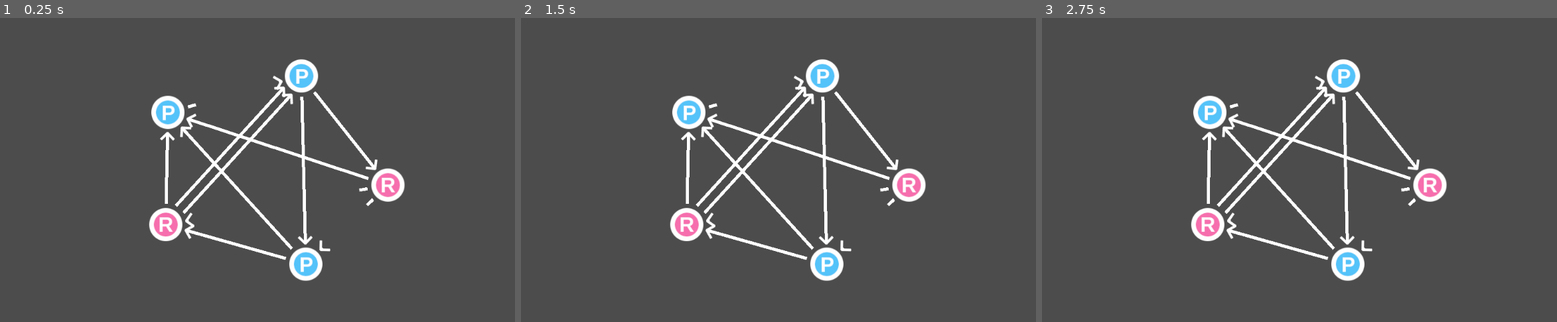
Above: before the commit, frames 1-3 (left to right).
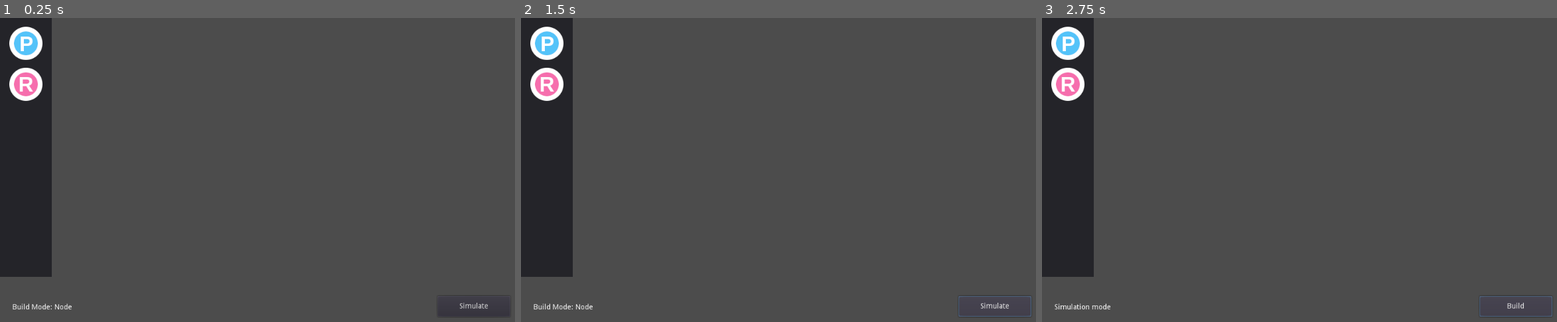
Above: after the commit, the same moments.

Repository: Athakaspen/ResGraph
Game: Godot game, scene res://Scenes/GraphMaker.tscn
Two runs of this game, one before a commit and one after it. Both use one fixed random seed, a clock stepped at 60 frames per second and the inputs below.
Inputs (mouse positions are in pixels of both pictures, inside the frame that each line leads up to):
- Up to frame 1 (0.25 s): no input
- Up to frame 2 (1.5 s): click (994, 306) at 0.5 s, where only the run after the commit has a clickable "Simulate"; click (994, 306) at 1.25 s, where only the run after the commit has a clickable "Build"
- Up to frame 3 (2.75 s): click (1515, 306) at 2 s, where only the run after the commit has a clickable "Simulate"

The runs differ from the first frame. In frame 1, 14% of the frame differs, in the area x 0-99%, y 0-99%; in frame 2, 14%, in the area x 0-100%, y 0-99%; in frame 3, 14%.

Commit message:
making progress

Diff:
--- a/Scenes/Arrow.tscn
+++ b/Scenes/Arrow.tscn
@@ -9,6 +9,7 @@
 script = ExtResource( 2 )
 
 [node name="line-dashed" type="Sprite" parent="."]
+visible = false
 texture = ExtResource( 4 )
 centered = false
 offset = Vector2( 0, -3 )
@@ -16,6 +17,7 @@
 region_rect = Rect2( 0, 0, 64, 6 )
 
 [node name="line-solid" type="Sprite" parent="."]
+modulate = Color( 0, 1, 0, 1 )
 texture = ExtResource( 3 )
 centered = false
 offset = Vector2( 0, -3 )
--- /dev/null
+++ b/Scenes/BuildModeLabel.gd
@@ -0,0 +1,23 @@
+extends Label
+
+
+# Declare member variables here. Examples:
+# var a = 2
+# var b = "text"
+
+
+
+# Called when the node enters the scene tree for the first time.
+func _ready():
+	pass # Replace with function body.
+
+
+# Called every frame. 'delta' is the elapsed time since the previous frame.
+func _process(delta):
+	match($"/root/Graph".mode):
+		"build_normal":
+			self.text = "Build Mode: Node"
+		"build_arrow":
+			self.text = "Build Mode: Arrow"
+		"simulate":
+			self.text = "Simulation mode"
--- a/Scenes/GraphMaker.tscn
+++ b/Scenes/GraphMaker.tscn
@@ -1,51 +1,78 @@
-[gd_scene load_steps=4 format=2]
+[gd_scene load_steps=7 format=2]
 
-[ext_resource path="res://Scenes/GraphNode.tscn" type="PackedScene" id=1]
-[ext_resource path="res://Scenes/Arrow.tscn" type="PackedScene" id=2]
+[ext_resource path="res://Scenes/ToggleButton.gd" type="Script" id=1]
 [ext_resource path="res://Scripts/GraphMaker.gd" type="Script" id=3]
+[ext_resource path="res://Scenes/PanelGrab.gd" type="Script" id=4]
+[ext_resource path="res://Sprites/ProcessCircle.png" type="Texture" id=5]
+[ext_resource path="res://Sprites/ResourceCircle.png" type="Texture" id=6]
+[ext_resource path="res://Scenes/BuildModeLabel.gd" type="Script" id=7]
 
-[node name="Node2D" type="Node2D"]
+[node name="Graph" type="Node2D"]
 script = ExtResource( 3 )
 
 [node name="Nodes" type="Node2D" parent="."]
 
-[node name="Node1" parent="Nodes" instance=ExtResource( 1 )]
-position = Vector2( 323.876, 182.319 )
+[node name="Arrows" type="Node2D" parent="."]
 
-[node name="Node2" parent="Nodes" instance=ExtResource( 1 )]
-position = Vector2( 581.393, 111.981 )
+[node name="UI" type="Control" parent="."]
+anchor_right = 1.0
+anchor_bottom = 1.0
+__meta__ = {
+"_edit_use_anchors_": false
+}
 
-[node name="Node3" parent="Nodes" instance=ExtResource( 1 )]
-position = Vector2( 748.27, 322.698 )
+[node name="SelectPanel" type="Panel" parent="UI"]
+margin_right = 100.0
+margin_bottom = 500.0
+
+[node name="VBoxContainer" type="VBoxContainer" parent="UI/SelectPanel"]
+anchor_right = 1.0
+anchor_bottom = 1.0
+margin_left = 16.0
+margin_top = 16.0
+margin_right = -16.0
+margin_bottom = -16.0
+custom_constants/separation = 13
+__meta__ = {
+"_edit_use_anchors_": false
+}
+
+[node name="Process" type="TextureRect" parent="UI/SelectPanel/VBoxContainer"]
+margin_right = 68.0
+margin_bottom = 66.0
+texture = ExtResource( 5 )
+stretch_mode = 6
+script = ExtResource( 4 )
+
+[node name="Resource" type="TextureRect" parent="UI/SelectPanel/VBoxContainer"]
+margin_top = 79.0
+margin_right = 68.0
+margin_bottom = 145.0
+texture = ExtResource( 6 )
+stretch_mode = 6
+script = ExtResource( 4 )
 type = "resource"
 
-[node name="Node4" parent="Nodes" instance=ExtResource( 1 )]
-position = Vector2( 589.878, 475.433 )
+[node name="Mode" type="Label" parent="UI"]
+anchor_top = 1.0
+anchor_bottom = 1.0
+margin_left = 23.5717
+margin_top = 551.721
+margin_right = 151.572
+margin_bottom = 565.721
+text = "Build Mode: Normal"
+script = ExtResource( 7 )
 
-[node name="Node5" parent="Nodes" instance=ExtResource( 1 )]
-position = Vector2( 319.763, 399.066 )
-type = "resource"
-
-[node name="Arrows" type="Node2D" parent="."]
-
-[node name="Arrow1" parent="Arrows" instance=ExtResource( 2 )]
-
-[node name="Arrow2" parent="Arrows" instance=ExtResource( 2 )]
-
-[node name="Arrow3" parent="Arrows" instance=ExtResource( 2 )]
-
-[node name="Arrow4" parent="Arrows" instance=ExtResource( 2 )]
-
-[node name="Arrow5" parent="Arrows" instance=ExtResource( 2 )]
-
-[node name="Arrow6" parent="Arrows" instance=ExtResource( 2 )]
-
-[node name="Arrow7" parent="Arrows" instance=ExtResource( 2 )]
-
-[node name="Arrow8" parent="Arrows" instance=ExtResource( 2 )]
-
-[node name="Arrow9" parent="Arrows" instance=ExtResource( 2 )]
-
-[node name="Arrow10" parent="Arrows" instance=ExtResource( 2 )]
-
-[node name="Arrow11" parent="Arrows" instance=ExtResource( 2 )]
+[node name="ToggleButton" type="Button" parent="UI"]
+margin_left = 844.091
+margin_top = 536.537
+margin_right = 984.091
+margin_bottom = 576.537
+text = "Simulate"
+script = ExtResource( 1 )
+__meta__ = {
+"_edit_use_anchors_": false
+}
+[connection signal="gui_input" from="UI/SelectPanel/VBoxContainer/Process" to="UI/SelectPanel/VBoxContainer/Process" method="_on_self_gui_input"]
+[connection signal="gui_input" from="UI/SelectPanel/VBoxContainer/Resource" to="UI/SelectPanel/VBoxContainer/Resource" method="_on_self_gui_input"]
+[connection signal="pressed" from="UI/ToggleButton" to="UI/ToggleButton" method="_on_ToggleButton_pressed"]
--- a/Scenes/GraphNode.tscn
+++ b/Scenes/GraphNode.tscn
@@ -5,7 +5,7 @@
 [ext_resource path="res://Sprites/ResourceCircle.png" type="Texture" id=3]
 
 [sub_resource type="CircleShape2D" id=1]
-radius = 32.0
+radius = 34.0
 
 [node name="Node2D" type="Node2D"]
 script = ExtResource( 2 )
@@ -22,3 +22,5 @@
 visible = false
 texture = ExtResource( 3 )
 [connection signal="input_event" from="Area2D" to="." method="_on_Area2D_input_event"]
+[connection signal="mouse_entered" from="Area2D" to="." method="_on_Area2D_mouse_entered"]
+[connection signal="mouse_exited" from="Area2D" to="." method="_on_Area2D_mouse_exited"]
--- /dev/null
+++ b/Scenes/PanelGrab.gd
@@ -0,0 +1,29 @@
+extends TextureRect
+
+
+# Declare member variables here. Examples:
+# var a = 2
+# var b = "text"
+
+var Node_res = preload("res://Scenes/GraphNode.tscn")
+export var type := "process"
+
+# Called when the node enters the scene tree for the first time.
+func _ready():
+	pass # Replace with function body.
+
+
+# Called every frame. 'delta' is the elapsed time since the previous frame.
+#func _process(delta):
+#	pass
+
+
+
+func _on_self_gui_input(event):
+	if Input.is_action_just_pressed("click") and $"/root/Graph".mode=="build_normal":
+		var node = Node_res.instance()
+		node.type = type
+		node.position = get_global_mouse_position()
+		node.selected = true
+		node._on_Area2D_mouse_entered()
+		$"/root/Graph/Nodes".add_child(node)
--- /dev/null
+++ b/Scenes/ToggleButton.gd
@@ -0,0 +1,27 @@
+extends Button
+
+
+# Declare member variables here. Examples:
+# var a = 2
+# var b = "text"
+
+
+# Called when the node enters the scene tree for the first time.
+func _ready():
+	pass # Replace with function body.
+
+
+# Called every frame. 'delta' is the elapsed time since the previous frame.
+#func _process(delta):
+#	pass
+
+
+
+func _on_ToggleButton_pressed():
+	match($"/root/Graph".mode):
+		"build_normal", "build_arrow":
+			$"/root/Graph".mode="simulate"
+			text = "Build"
+		"simulate":
+			$"/root/Graph".mode="build_normal"
+			text = "Simulate"
--- a/Scripts/Arrow.gd
+++ b/Scripts/Arrow.gd
@@ -15,6 +15,8 @@
 onready var line = $"line-solid"
 onready var head = $"head-out"
 
+var is_red = false
+
 # Called when the node enters the scene tree for the first time.
 func _ready():
 	pass # Replace with function body.
@@ -27,21 +29,41 @@
 		"allowed":
 			line = $"line-dashed"
 			$"line-dashed".visible = true
+			$"head-out".modulate = Color(1,1,1)
 			$"line-solid".visible = false
 			$"head-in".visible = false
 			$"head-out".visible = true
+			$"head-out".modulate = Color(1,1,1)
+		"allocation":
+			line = $"line-solid"
+			$"line-dashed".visible = false
+			$"line-solid".visible = true
+			$"line-solid".modulate = Color(0,1,0)
+			$"head-in".visible = true
+			$"head-in".modulate = Color(0,1,0)
+			$"head-out".visible = false
 		"request":
 			line = $"line-solid"
 			$"line-dashed".visible = false
 			$"line-solid".visible = true
+			$"line-solid".modulate = Color(1,1,0)
 			$"head-in".visible = false
 			$"head-out".visible = true
-		"allocation":
+			$"head-out".modulate = Color(1,1,0)
+		"new":
 			line = $"line-solid"
 			$"line-dashed".visible = false
 			$"line-solid".visible = true
-			$"head-in".visible = true
-			$"head-out".visible = false
+			$"line-solid".modulate = Color(1,1,1)
+			$"head-in".visible = false
+			$"head-out".visible = true
+			$"head-out".modulate = Color(1,1,1)
+
+	if is_red:
+		$"line-solid".modulate = Color(1,0,0)
+		$"line-dashed".modulate = Color(1,0,0)
+		$"head-out".modulate = Color(1,0,0)
+		$"head-in".modulate = Color(1,0,0)
 
 	# offset for multi-line allocs
 	line.offset.y = offset/line.scale.y+base_offset
@@ -50,6 +72,11 @@
 	# Apply offset to get line draw points
 	var local_p1 = p1 + Vector2.RIGHT.rotated(p2.angle_to_point(p1))*margin
 	var local_p2 = p2 - Vector2.RIGHT.rotated(p2.angle_to_point(p1))*margin
+
+	#drawing new line
+	if mode=="new":
+		p2=get_global_mouse_position()
+		local_p2 = get_global_mouse_position()
 
 	# bail if the points are too close
 	if abs(local_p1.angle_to_point(local_p2) - p1.angle_to_point(p2)) > 1:
--- a/Scripts/GraphMaker.gd
+++ b/Scripts/GraphMaker.gd
@@ -5,23 +5,48 @@
 # var a = 2
 # var b = "text"
 
-var ArrowConnections := {
-	"Arrow1": ["Node1", "Node2", 0, "allowed"],
-	"Arrow2": ["Node2", "Node3", 0, "request"],
-	"Arrow3": ["Node3", "Node4", 0, "allowed"],
-	"Arrow4": ["Node4", "Node5", 0, "request"],
-	"Arrow5": ["Node5", "Node1", 0, "request"],
-	"Arrow6": ["Node1", "Node3", 0, "allocation"],
-	"Arrow7": ["Node2", "Node4", 0, "request"],
-	"Arrow8": ["Node3", "Node5", 0, "allowed"],
-	"Arrow9": ["Node4", "Node1", 0, "request"],
-   "Arrow10": ["Node5", "Node2", -10, "request"],
-   "Arrow11": ["Node5", "Node2", 10, "request"],
-}
+var arrow_res = preload("res://Scenes/Arrow.tscn")
+
+var ArrowConnections := {}
+
+var making_arrow:=false
+var new_arrow:Node2D
+var new_arrow_origin:String
+
+var mode = "build_normal"
 
 # Called when the node enters the scene tree for the first time.
 func _ready():
 	pass # Replace with function body.
+
+func _input(event):
+	if Input.is_action_just_pressed("shift") and mode=="build_normal":
+		mode = "build_arrow"
+	elif Input.is_action_just_released("shift")and mode=="build_arrow":
+		mode = "build_normal"
+		destroy_new_arrow()
+
+	if mode=="build_normal" and Input.is_action_just_pressed("delete"):
+		for node in $Nodes.get_children():
+			if node.hover==true:
+				delete_graph_node(node)
+
+	if mode=="build_arrow":
+		if Input.is_action_just_pressed("click"):
+			#print("click")
+			for node in $Nodes.get_children():
+				#print("node")
+				if node.hover==true and node.type=="process":
+					#print("hover")
+					start_new_arrow(node)
+					break
+
+		if Input.is_action_just_released("click"):
+			for node in $Nodes.get_children():
+				if node.hover==true and node.type=="resource":
+					end_new_arrow(node)
+					break
+			destroy_new_arrow()
 
 
 # Called every frame. 'delta' is the elapsed time since the previous frame.
@@ -31,3 +56,46 @@
 		get_node("Arrows/"+arrowName).p2 = get_node("Nodes/"+ArrowConnections[arrowName][1]).global_position
 		get_node("Arrows/"+arrowName).offset = ArrowConnections[arrowName][2]
 		get_node("Arrows/"+arrowName).mode = ArrowConnections[arrowName][3]
+	if mode == "build_normal" and new_arrow != null:
+		destroy_new_arrow()
+
+func delete_graph_node(node):
+	var arrows_to_delete = []
+	for arrowName in ArrowConnections:
+		if ArrowConnections[arrowName][0]==node.name or \
+		   ArrowConnections[arrowName][1]==node.name:
+			get_node("Arrows/"+arrowName).queue_free()
+			arrows_to_delete.append(arrowName)
+	for arrowName in arrows_to_delete:
+		ArrowConnections.erase(arrowName)
+	node.queue_free()
+
+func start_new_arrow(node):
+	if making_arrow==false:
+		making_arrow=true
+		#print("newarrow")
+		new_arrow = arrow_res.instance()
+		new_arrow.p1 = node.global_position
+		new_arrow.mode = "new"
+		new_arrow_origin = node.name
+		$Arrows.add_child(new_arrow)
+
+func end_new_arrow(node):
+	if making_arrow==true:
+		# check if its a duplicate
+		var dup=false
+		for arrowName in ArrowConnections:
+			if ArrowConnections[arrowName][0] == new_arrow_origin and \
+			   ArrowConnections[arrowName][1] == node.name:
+				destroy_new_arrow()
+				dup=true
+				break
+		if not dup:
+			ArrowConnections[new_arrow.name] = [new_arrow_origin, node.name, 0, "allowed"]
+		making_arrow=false
+
+func destroy_new_arrow():
+	if making_arrow==true:
+		new_arrow.queue_free()
+	making_arrow=false
+	new_arrow_origin = "NONE"
--- a/Scripts/draganddrop.gd
+++ b/Scripts/draganddrop.gd
@@ -9,6 +9,10 @@
 var offset := Vector2.ZERO
 export var type := "process"
 
+onready var Graph = $"/root/Graph"
+
+var hover
+
 # Called when the node enters the scene tree for the first time.
 func _ready():
 	match type:
@@ -18,6 +22,8 @@
 		"resource":
 			$ProcessIcon.visible = false
 			$ResourceIcon.visible = true
+	self.connect("new_arrow", Graph, "on_new_arrow")
+	self.connect("end_arrow", Graph, "on_end_arrow")
 
 func _input(event):
 	if event.is_action_released("click"):
@@ -30,7 +36,19 @@
 		global_position = get_global_mouse_position() + offset
 
 
+
 func _on_Area2D_input_event(viewport, event, shape_idx):
 	if Input.is_action_just_pressed("click"):
-		selected = true
-		offset = global_position-get_global_mouse_position()
+		if Graph.mode == "build_normal":
+			selected = true
+			offset = global_position-get_global_mouse_position()
+
+
+func _on_Area2D_mouse_entered():
+	hover=true
+	self.modulate = Color(0,1,1)
+
+
+func _on_Area2D_mouse_exited():
+	hover=false
+	self.modulate = Color(1,1,1)
--- a/project.godot
+++ b/project.godot
@@ -26,6 +26,16 @@
 "events": [ Object(InputEventMouseButton,"resource_local_to_scene":false,"resource_name":"","device":0,"alt":false,"shi …(212 unchanged characters)…
  ]
 }
+shift={
+"deadzone": 0.5,
+"events": [ Object(InputEventKey,"resource_local_to_scene":false,"resource_name":"","device":0,"alt":false,"shift":false,"control":false,"meta":false,"command":false,"pressed":false,"scancode":16777237,"unicode":0,"echo":false,"script":null)
+ ]
+}
+delete={
+"deadzone": 0.5,
+"events": [ Object(InputEventMouseButton,"resource_local_to_scene":false,"resource_name":"","device":0,"alt":false,"shift":false,"control":false,"meta":false,"command":false,"button_mask":0,"position":Vector2( 0, 0 ),"global_position":Vector2( 0, 0 ),"factor":1.0,"button_index":3,"pressed":false,"doubleclick":false,"script":null)
+ ]
+}
 
 [rendering]
 
Binary file added: Sprites/ResourceCircle-blank.png
